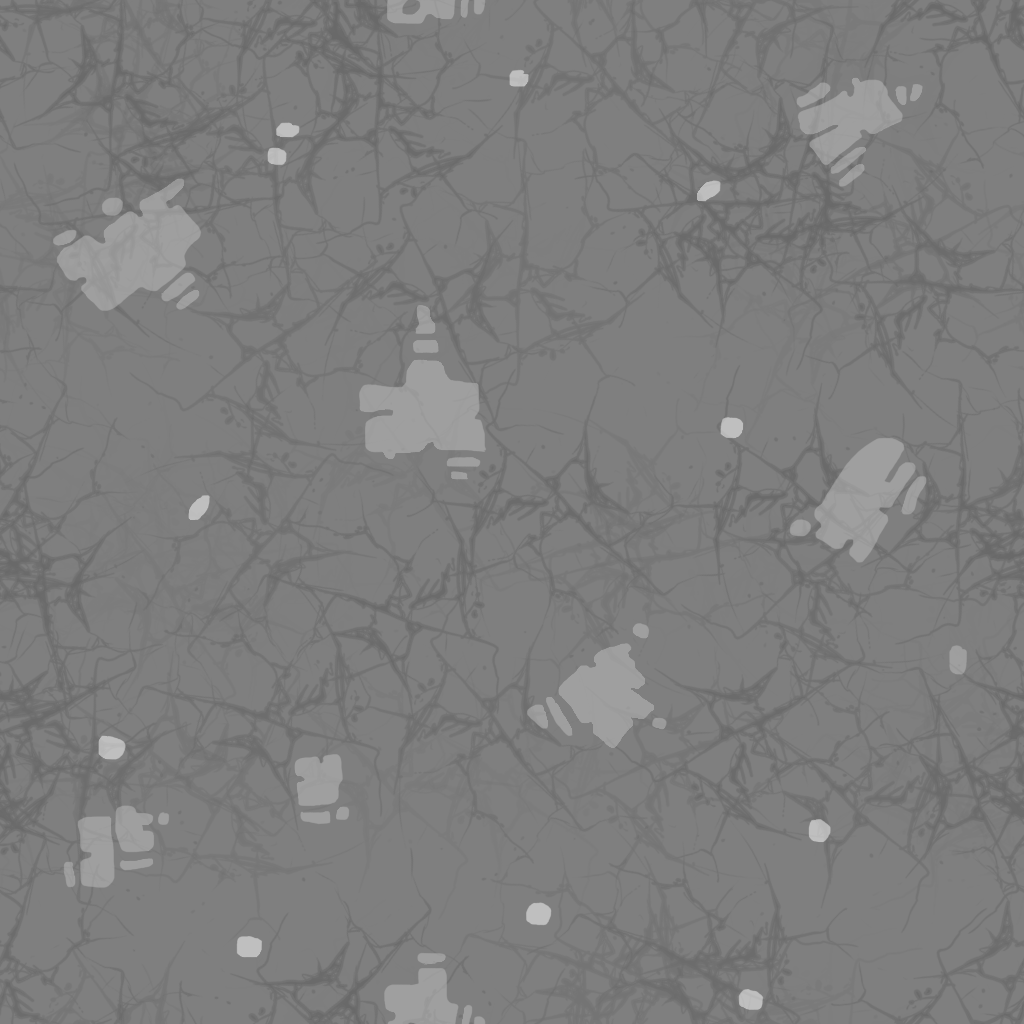
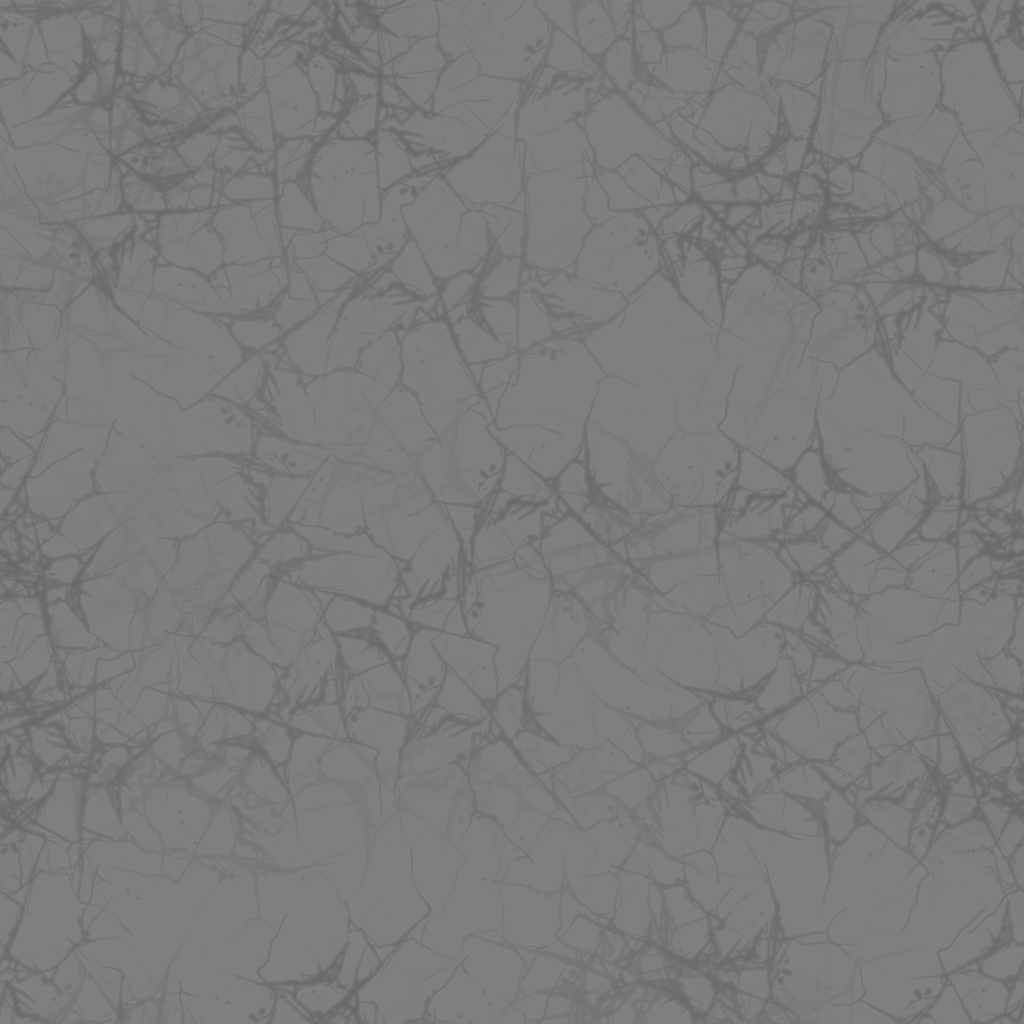
Revision of a layered 1024 x 1024 image; what changed, layer by layer:
hid "Light", painted on it over box(53, 0, 967, 1024)
hid "Light2", painted on it over box(53, 0, 967, 1024)
painted on "Calque de dessin 1 (collé)" over box(53, 0, 967, 1024)
painted on "Background" over box(53, 0, 967, 1024)
